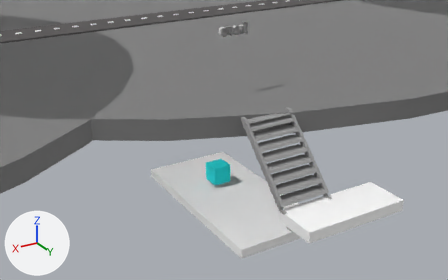
Renders of the glTF model model.glb from each side of a commit.
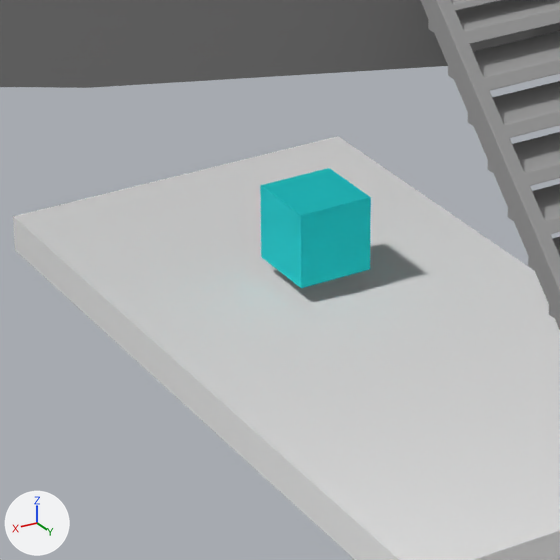
Each version appears first from a camera (50 mm lens) standing at (15.9, 70.95, 10.2) and looking at (-0.74, 43.22, -3.67), and next in a close-up on the part from 33% to 61% of the width and 43% to 88% of the height. Lighting does not change. The marker at lower left points along +X, +Y and +Z. The older version's two pictures come first. Where no turn or scale is listed for an object, it has been applied to the vertices.

Objects in the first close-up: 'Box_2_1_1_1_1', 'Cylinder_1_16', 'Treppestl_3', 'opy'.
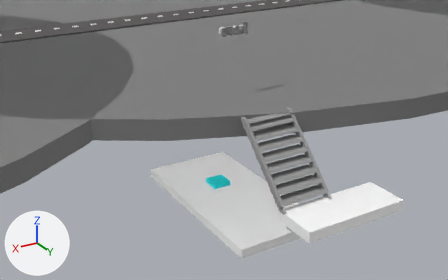
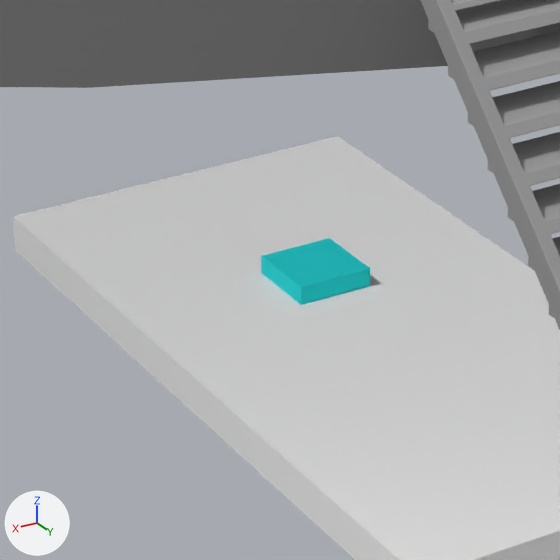
Where the change shows, as pixel boxes [x1, y1, x2, y2] in the close-ups (560 x 560 px):
'opy', moved: before [260, 168, 371, 288]; after [261, 238, 370, 305]

The change in detail:
Object 'opy' (ob_opy) moves from (0.0, 43.81, -5.24) to (0.0, 43.81, -6.23).
